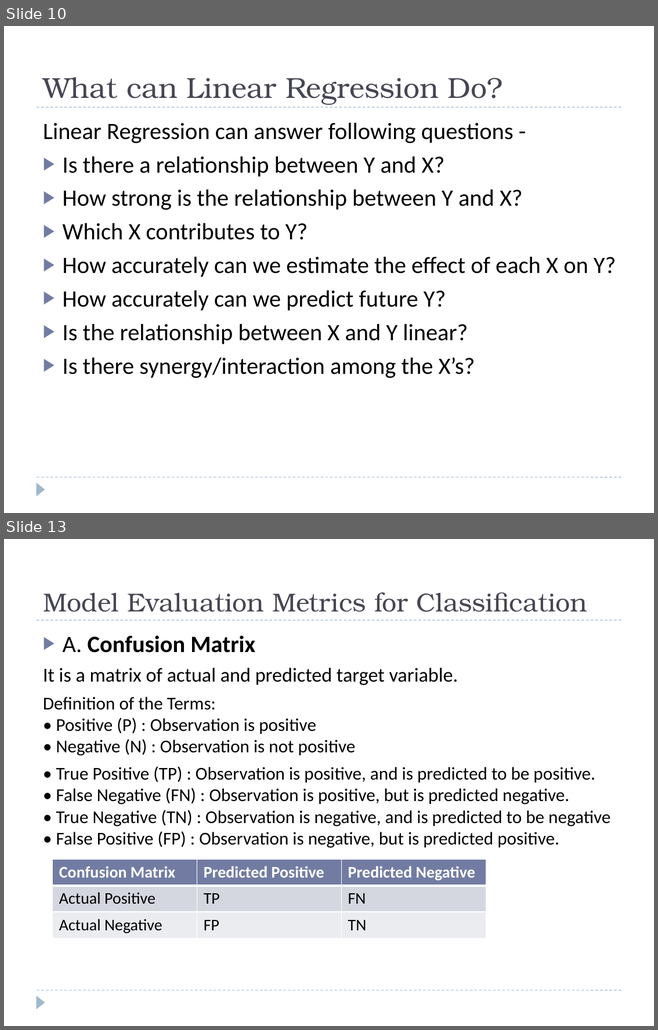
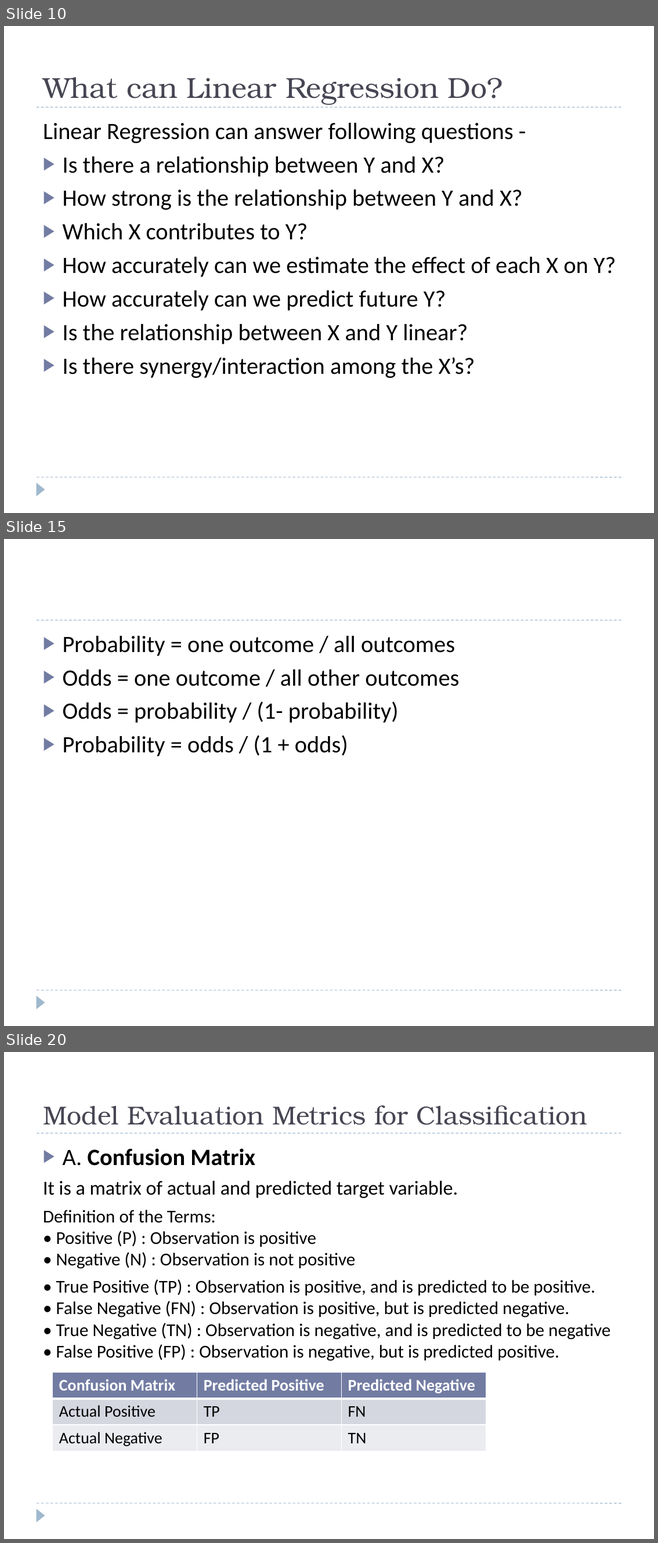
Before and after one commit to Vishnu1183/Data-Science-Tutorials, a slide deck: Regression-Analysis.pptx. Shown one above the other, each under a label of ours: slides 10 and 13 before the commit, slides 10, 15 and 20 after it; the slides between them are not shown. The pictures are 658x1030 and 658x1543 pixels, drawn with LibreOffice and Linux fonts; fonts in the diff are those of the drawing. Boxes give left, top, right and bottom in pixels: in the first picture for what was removed or moved away, otherwise in the second. Text is boxed around its words. In the diff, an @@ line names an element or a change of style, - is before the commit and + after.

```diff
--- a/Regression-Analysis.pptx
+++ b/Regression-Analysis.pptx
@@ slide 15 added at box(4, 539, 654, 1026), background #FFFFFF; not listed: 3 template elements that a slide beside it also shows @@
@@ text added at box(63, 636, 459, 756), 26 pt, text #000000 @@
+▶ Probability = one outcome / all outcomes
+▶ Odds = one outcome / all other outcomes
+▶ Odds = probability / (1- probability)
+▶ Probability = odds / (1 + odds)
@@ what was slide 13 is now slide 20 @@
```
Also in this commit, not shown: 3 slides changed, 6 other slides added, 1 other file.
